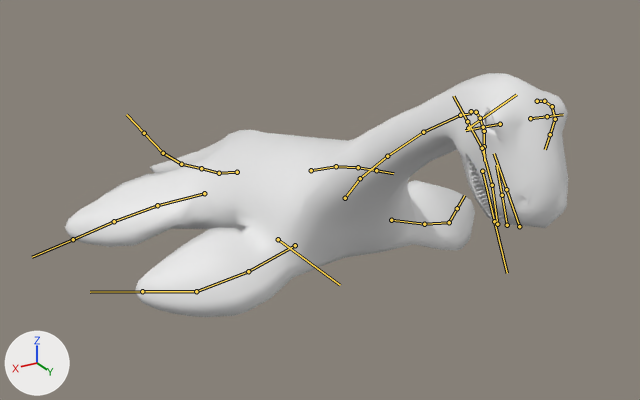
The FBX model Assets/Models/FBX/nessie met ani.fbx as it was, and as the next commit left it.
Before and after are seen from a 50 mm lens placed at (15.1, 23.6, 15.8), pointed at (-0.7, -2.7, 2.6). Lighting does not change. The marker at lower left points along +X, +Y and +Z. Both versions are drawn at frame 16 of the action 'RIG-Armature|charge'; the numbers are the values there. The bones that bend it are drawn over the model as lines.

Names of what the first picture shows: 'lichaam\\'.
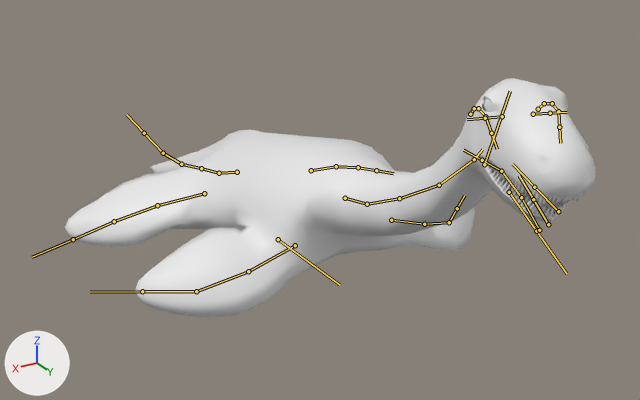
Pixel boxes [x1, y1, x2, y2] of what changed, in the pictures (640 x 400 px):
'lichaam\\', posed: before [65, 73, 568, 317]; after [65, 78, 595, 317]
bone 'ORG-neck 5', root to tip: before (345, 198) to (360, 178); after (345, 198) to (367, 204)
bone 'ORG-neck 4', root to tip: before (360, 178) to (387, 156); after (367, 204) to (399, 198)
bone 'ORG-neck 3', root to tip: before (387, 156) to (423, 132); after (399, 198) to (439, 185)
bone 'ORG-neck 2', root to tip: before (423, 132) to (460, 115); after (439, 185) to (474, 159)
bone 'ORG-neck 1', root to tip: before (460, 115) to (471, 113); after (474, 159) to (482, 149)
bone 'ORG-face', root to tip: before (468, 128) to (516, 94); after (484, 164) to (510, 91)

What the commit changed:
Bone 'ORG-neck 5' (bone_org_neck_5) turns from (34, -16, -9) to (70, -8, -16) degrees about its own x, y and z.
Bone 'ORG-neck 4' (bone_org_neck_4) turns from (5, 1, -5) to (-13, 1, 0) degrees about its own x, y and z.
Bone 'ORG-neck 3' (bone_org_neck_3) turns from (6, -2, -1) to (-4, -2, 3) degrees about its own x, y and z.
Bone 'ORG-neck 2' (bone_org_neck_2) turns from (4, -7, -2) to (-12, -7, 5) degrees about its own x, y and z.
Bone 'ORG-neck 1' (bone_org_neck_1) turns from (3, 24, -1) to (-16, 25, 0) degrees about its own x, y and z.
Bone 'ORG-face' (bone_org_face) turns from (0, 0, 0) to (-6, -5, -3) degrees about its own x, y and z.
